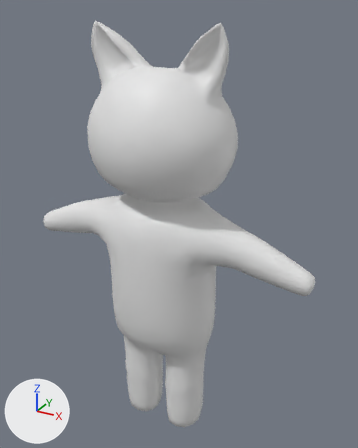
Renders of the FBX model Periode 3 project/Assets/Models/cats/Grey Cat/grey cat.fbx from each side of a commit.
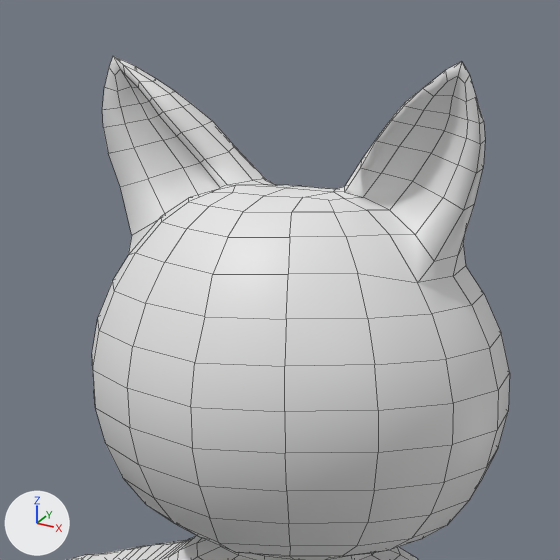
Each version is shown whole from a 50 mm camera at (1.145, -1.921, 2.17) aimed at (-0.032, 0.218, 1.1), then close up on the part from 15% to 72% of the width and 0% to 45% of the height. Arrows for +X, +Y and +Z are at lower left; the lights stay in place. The close-ups show mesh edges as thin lines. Where no turn or scale is listed for an object, it has been applied to the vertices. Vertices at the same position are counted once.

Names of what the first close-up shows: 'grey cat'.
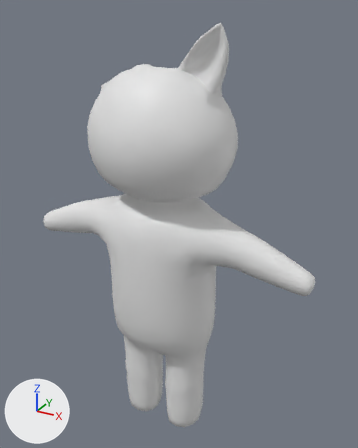
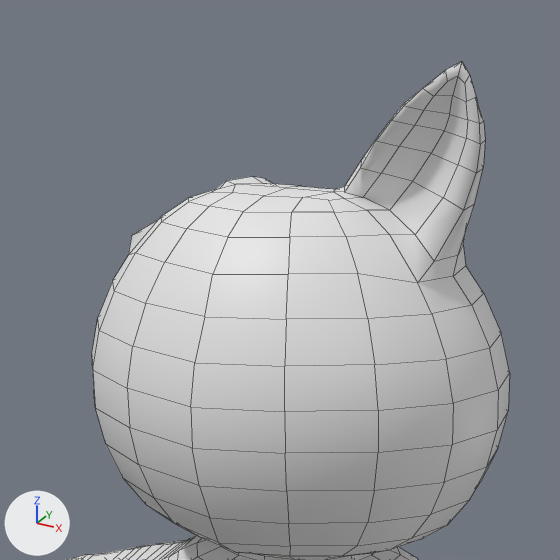
Diff of the bpy script that builds the scene:
```diff
--- a/Periode 3 project/Assets/Models/cats/Grey Cat/grey cat.fbx.py
+++ b/Periode 3 project/Assets/Models/cats/Grey Cat/grey cat.fbx.py
@@ me_cube_004 @@
 # used by ob_grey_cat; location = (0.0, 0.0, 0.0)
-me_cube_004.from_pydata(...)  # 1605 vertices, 1594 faces; spans x -0.76..0.76, y -0.31..0.74, z 0.01..2.11
+me_cube_004.from_pydata(...)  # 1532 vertices, 1516 faces; spans x -0.76..0.76, y -0.31..0.74, z 0.01..2.11
+# me_cube_004 part 1
+# 75 vertices are removed from x -0.33..-0.08, y -0.07..0.08, z 1.92..2.11
+# 81 faces are deleted
+# 2 vertices are added at (-0.11, -0.02, 1.93), (-0.09, 0.02, 1.94)
+# 3 new faces join them
```

What differs and where, as boxes (x1, y1, x2, y2) in the close-ups (560 x 560 px):
'grey cat', reshaped: before (68, 56, 510, 560); after (68, 61, 510, 560)
part 1 of me_cube_004, cut back: before (102, 56, 275, 235); after (217, 177, 274, 189)
